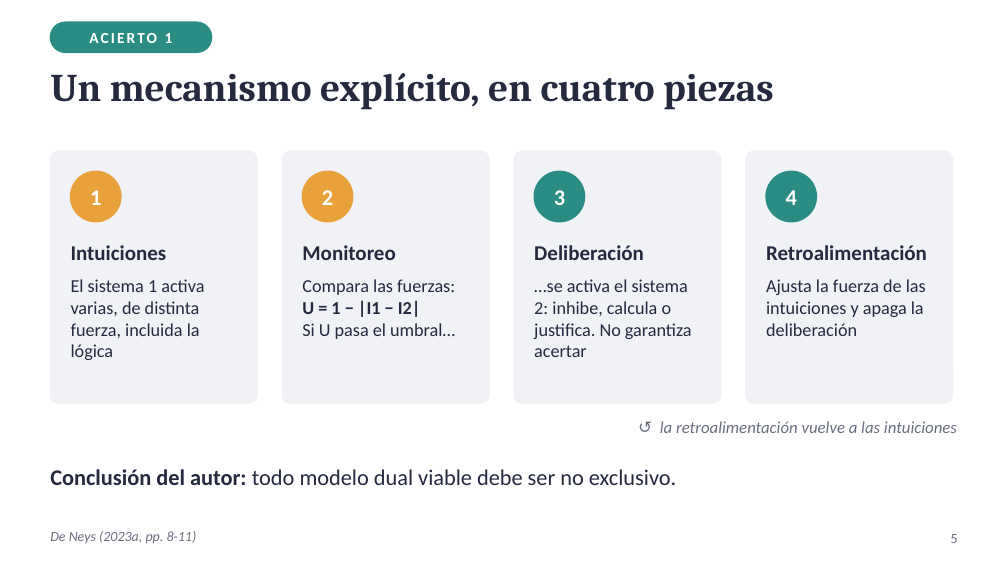
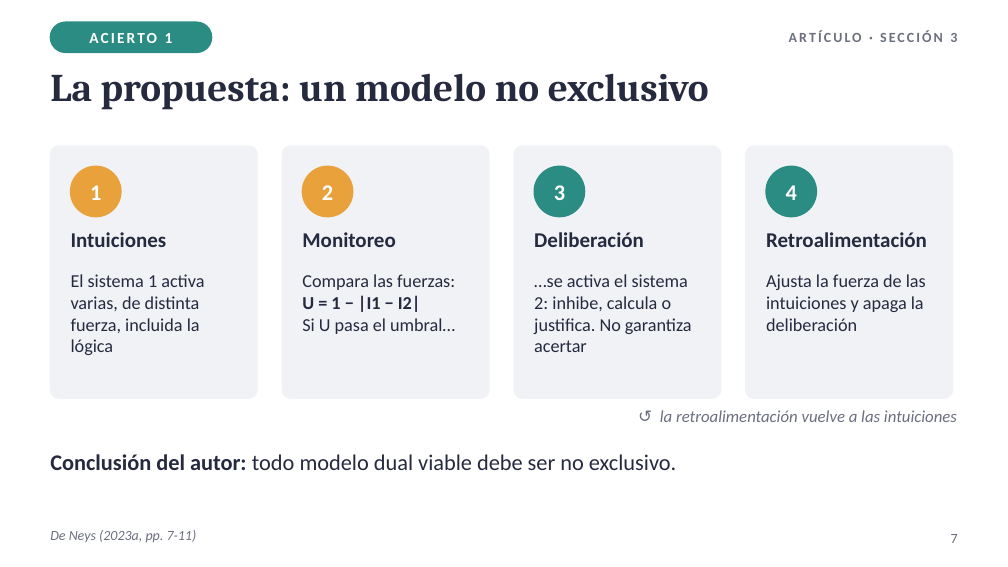
Before and after one commit to Franco4447/psicologia-favaloro, a slide deck: slide 7 of 2do Año/Procesos Básicos III/6_Entregables/U03_PresentacionArticulo_FastAndSlowThinking_Diapositivas.pptx (slide 5 before the commit). Drawn at 1008x567 pixels with LibreOffice and Linux fonts; fonts in the diff are those of the drawing. Boxes give left, top, right and bottom in pixels: in the first picture for what was removed or moved away, otherwise in the second. Text is boxed around its words. In the diff, an @@ line names an element or a change of style, - is before the commit and + after.

```diff
--- a/2do Año/Procesos Básicos III/6_Entregables/U03_PresentacionArticulo_FastAndSlowThinking_Diapositivas.pptx
+++ b/2do Año/Procesos Básicos III/6_Entregables/U03_PresentacionArticulo_FastAndSlowThinking_Diapositivas.pptx
@@ text added at box(789, 31, 957, 42), 10 pt, text #6B6F80, bold @@
+ARTÍCULO · SECCIÓN 3
@@ title at box(50, 73, 709, 110): text changed @@
-Un mecanismo explícito, en cuatro piezas
+La propuesta: un modelo no exclusivo
@@ 8 texts, 4 rounded rectangles, 4 ellipses: place and size @@
-8 texts, 4 rounded rectangles, 4 ellipses at box(50, 151, 953, 403)
+8 texts, 4 rounded rectangles, 4 ellipses at box(50, 146, 953, 398)
@@ vertical alignment middle to top in 6 elements at box(50, 454, 676, 470), box(71, 232, 167, 247), box(302, 232, 395, 247), box(534, 232, 644, 247), box(766, 232, 927, 247), box(660, 410, 957, 422) @@
@@ text at box(50, 530, 197, 542): text changed @@
-De Neys (2023a, pp. 8-11)
+De Neys (2023a, pp. 7-11)
@@ page number at box(951, 534, 958, 543): text changed @@
-5
+7
```
Also in this commit, not shown: 10 other slides changed, 6 slides added, 3 other files.
